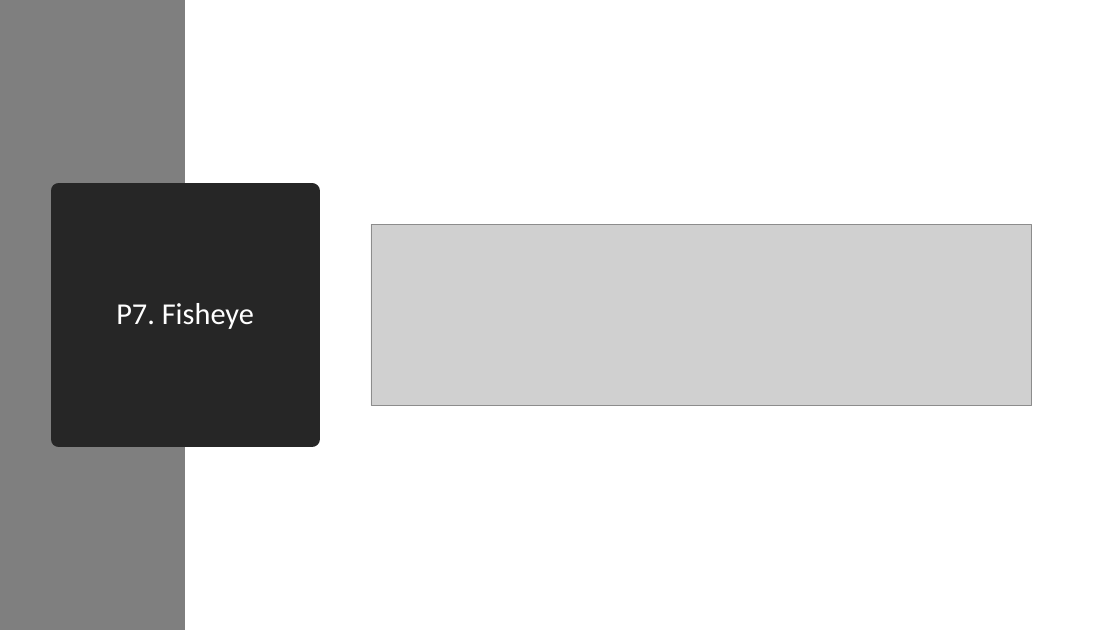
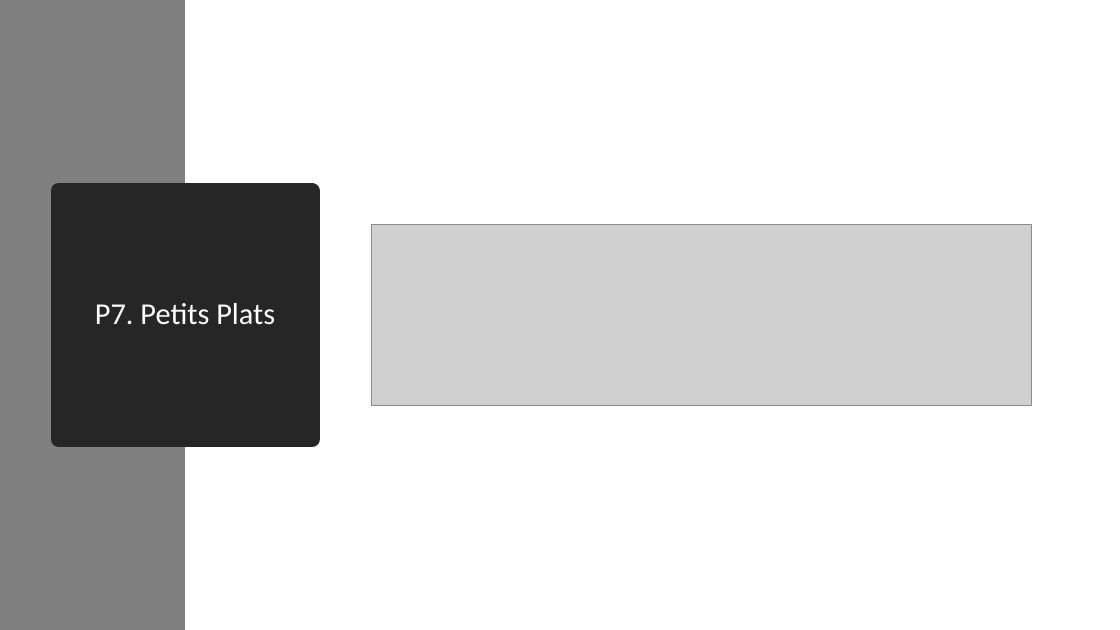
Before and after one commit to Dakusy/P11_PetitsPlats, a slide deck: slide 1 of P7.pptx. Drawn at 1120x630 pixels with LibreOffice and Linux fonts; fonts in the diff are those of the drawing; grey boxes stand for pictures. Boxes give left, top, right and bottom in pixels: in the first picture for what was removed or moved away, otherwise in the second. Text is boxed around its words. In the diff, an @@ line names an element or a change of style, - is before the commit and + after.

```diff
--- a/P7.pptx
+++ b/P7.pptx
@@ title at <box>95,303,275,325</box>: text changed @@
-P7. Fisheye
+P7. Petits Plats
```
Also in this commit, not shown: 2 other slides changed, 5 other files.
